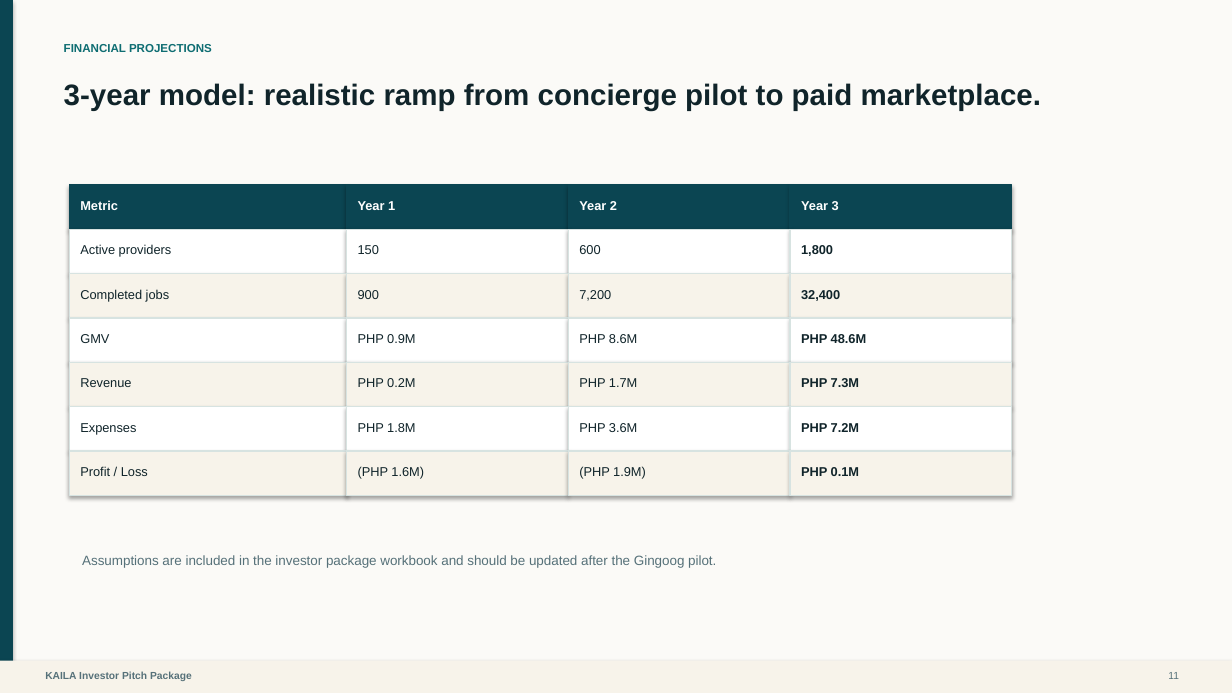
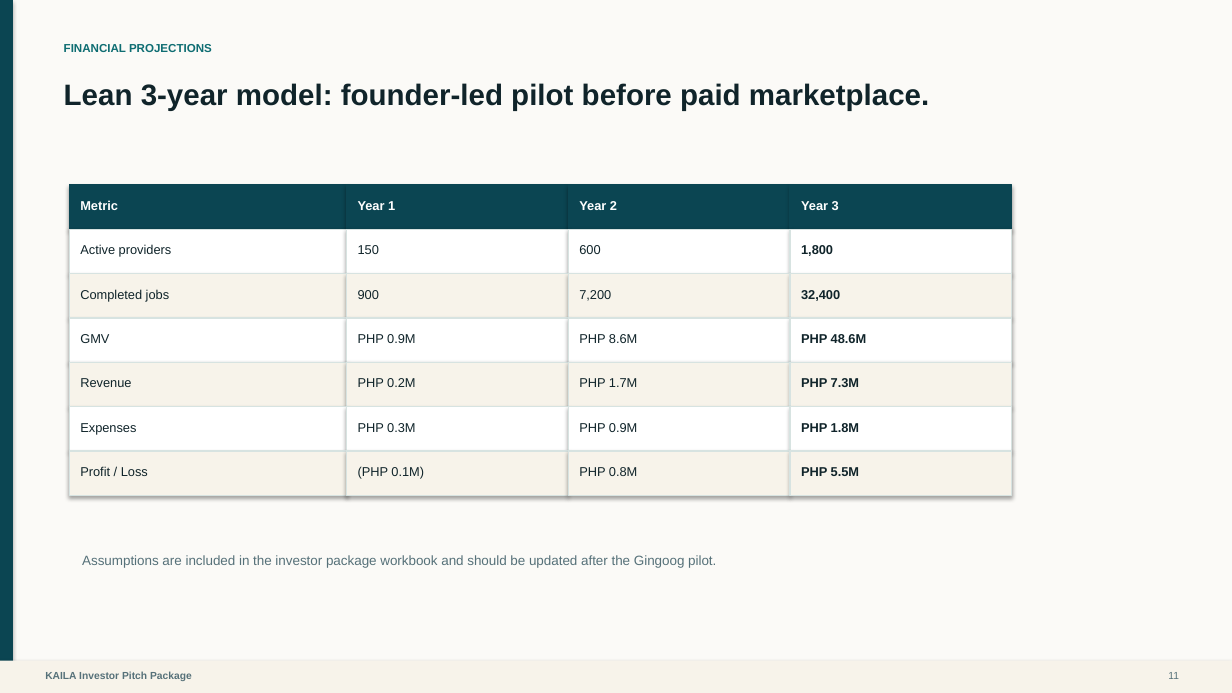
Before and after one commit to jmaeacido/kaila, a slide deck: slide 11 of KAILA_Founder_Grade_Package/KAILA Founder Presentation/presentation/KAILA_Investor_Pitch_Deck.pptx. Drawn at 1232x693 pixels with LibreOffice and Linux fonts; fonts in the diff are those of the drawing. Boxes give left, top, right and bottom in pixels: in the first picture for what was removed or moved away, otherwise in the second. Text is boxed around its words. In the diff, an @@ line names an element or a change of style, - is before the commit and + after.

Commit message:
Update KAILA Founder Presentation materials and financial model
- Revised content in multiple presentation files to reflect updated product descriptions and financial projections.
- Adjusted funding scenarios and financial model to align with lean pilot approach and revised budget estimates.
- Enhanced clarity on market assumptions and pilot execution strategies in investor package documents.
- Updated startup guide to streamline the initial pilot process and emphasize the importance of validation before software development.

```diff
--- a/KAILA_Founder_Grade_Package/KAILA Founder Presentation/presentation/KAILA_Investor_Pitch_Deck.pptx
+++ b/KAILA_Founder_Grade_Package/KAILA Founder Presentation/presentation/KAILA_Investor_Pitch_Deck.pptx
@@ text at [64,83,929,111]: text changed @@
-3-year model: realistic ramp from concierge pilot to paid marketplace.
+Lean 3-year model: founder-led pilot before paid marketplace.
@@ text at [358,423,416,432]: text changed @@
-PHP 1.8M
+PHP 0.3M
@@ text at [579,423,638,432]: text changed @@
-PHP 3.6M
+PHP 0.9M
@@ text at [801,423,860,432]: text changed @@
-PHP 7.2M
+PHP 1.8M
@@ text at [358,466,424,479]: text changed @@
-(PHP 1.6M)
+(PHP 0.1M)
@@ text at [579,467,638,476]: text changed @@
-(PHP 1.9M)
+PHP 0.8M
@@ text at [801,467,860,476]: text changed @@
-PHP 0.1M
+PHP 5.5M
```
Also in this commit, not shown: 6 other slides changed, 21 other files.
